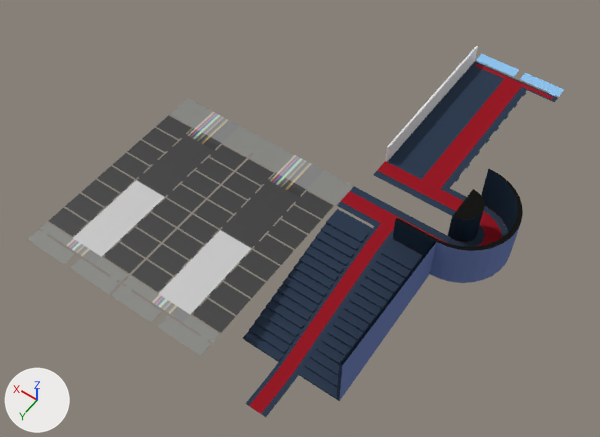
A saved change to the Blender file _INSIDE MAN/The Office/the office.blend.
One viewpoint serves both versions: a camera (50 mm lens) standing at (-26.5, 85.1, 88.9) and looking at (14.9, 27.2, -2.2). Arrows for +X, +Y and +Z are at lower left; the lights stay in place.

In view in the first picture: 'Cube.001', 'Cube.002', 'Cube.003', 'Cube.004', 'Cylinder.001', 'office_hallway_matts_office', 'stairs', 'stairs_wall', 'stairs_wall.001', 'stairs_wall.003'.
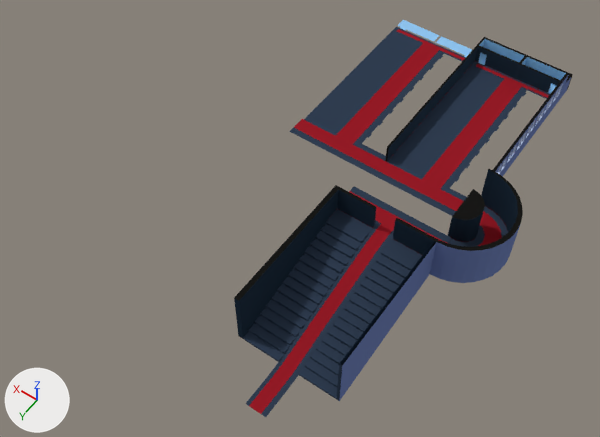
Commit message: The Office

Where the newer file only moved an object's origin or applied its transform, the numbers keep the older frame.

Boxes (x1, y1, x2, y2) around the edits, measured in the pictures (600 x 437 px):
'Cube.002', hidden: before (27, 98, 354, 356)
'floor', added: after (289, 20, 472, 175)
'stairs_wall.006', added (black): after (234, 185, 340, 339)
'office_left_exterior_wall', added (blue): after (493, 73, 569, 177)
'Cube.014', added (blue): after (481, 37, 573, 89)
'stairs_wall.005', added (black): after (338, 188, 377, 228)
'Cube.007', added (black): after (517, 64, 560, 93)
'Cube.006', added (black): after (481, 47, 519, 78)
'Cube.009', added: after (515, 56, 527, 79)
'Cube.005', added: after (475, 46, 482, 62)
'Cube.012', added: after (561, 75, 571, 98)
part 1 of me_cube, built on: (385, 47, 478, 162) in both
part 2 of me_cube, recoloured (white to black): (387, 46, 478, 147) in both

Diff of the bpy script that builds the scene:
```diff
--- a/_INSIDE MAN/The Office/the office.blend.py
+++ b/_INSIDE MAN/The Office/the office.blend.py
@@ me_cube @@
 # verts and faces of me_cube; kept vertices keep their numbers, new ones are numbered from 8
-me_cube.from_pydata(...)  # 8 vertices, 6 faces; spans x 0.0..0.3, y -26.4..0.0, z 0.0..3.0
+me_cube.from_pydata(...)  # 12 vertices, 9 faces; spans x 0.0..0.3, y -26.4..0.0, z 0.0..3.0
+# me_cube part 1
+delete_faces([(0, 1, 3, 2), (2, 3, 7, 6), (4, 6, 7, 5), (0, 4, 5, 1), (0, 2, 6, 4)])
+for new, old in zip([*range(8, 12)], [0, 2, 4, 6]): verts[new] = verts[old] + (0.0, 0.0, 0.1)
+faces += [(1, 8, 10, 5), (1, 3, 9, 8), (3, 7, 11, 9), (5, 10, 11, 7), (4, 6, 11, 10), (2, 9, 11, 6)]
+faces += [(0, 8, 9, 2), (0, 4, 10, 8)]
+# me_cube part 2: 1 face spanning x 0.0..0.3, y -26.4..0.0, z 3.0 switches from no material to mat_pallette_min_v1_4 (picture img_pallette_min_v1_4_jpg)
+me_cube.materials.append(mat_pallette_min_v1_4)  # picture img_pallette_min_v1_4_jpg
@@ col_office_hallway_floor @@
+col_office_hallway_floor = bpy.data.collections.new('office_hallway_floor')
+col_office_hallway_floor.objects.link(ob_office_hallway_matts_office)
@@ ob_cube_002 @@
 ob_cube_002.rotation_euler = (0.0, 0.0, -3.142)  # degrees (0, 0, -180)
+ob_cube_002.hide_set(True)  # wire or fog, not drawn
@@ ob_stairs_wall_006 @@
+ob_stairs_wall_006 = bpy.data.objects.new('stairs_wall.006', me_cylinder_006)  # 19 vertices, 15 faces; spans x -21.1..0.0, y -0.7..0.0, z -4.8..4.0; in mat_pallette_min_v1_4 (picture img_pallette_min_v1_4_jpg)
+ob_stairs_wall_006.location = (9.4, 47.0, 3.0)
+ob_stairs_wall_006.rotation_euler = (0.0, 0.0, 1.571)  # degrees (0, 0, 90)
@@ ob_stairs_wall_005 @@
+ob_stairs_wall_005 = bpy.data.objects.new('stairs_wall.005', me_cylinder_005)  # 12 vertices, 9 faces; spans x -5.5..0.0, y -0.4..0.0, z 0.0..4.0; in mat_pallette_min_v1_4 (picture img_pallette_min_v1_4_jpg)
+ob_stairs_wall_005.location = (3.9, 25.9, 3.0)
+ob_stairs_wall_005.rotation_euler = (0.0, 0.0, 3.142)  # degrees (0, 0, 180)
@@ ob_floor @@
+ob_floor = bpy.data.objects.new('floor', None)
+ob_floor.location = (14.6, 0.0, 0.0)
+ob_floor.instance_type = 'COLLECTION'
+ob_floor.instance_collection = col_office_hallway_floor
@@ ob_cube_014 @@
+ob_cube_014 = bpy.data.objects.new('Cube.014', me_cube_020)  # 12 vertices, 9 faces; spans x -2.2..0.0, y -0.4..0.0, z 0.0..3.0; in mat_pallette_min_v1_4 (picture img_pallette_min_v1_4_jpg)
+ob_cube_014.location = (10.0, -16.0, 0.0)
+ob_cube_014.scale = (6.82, -1.0, 1.0)
@@ ob_cube_012 @@
+ob_cube_012 = bpy.data.objects.new('Cube.012', me_cube_018)  # 12 vertices, 9 faces; spans x 0.0..0.4, y -0.6..0.0, z 0.0..3.0; in mat_pallette_min_v1_4 (picture img_pallette_min_v1_4_jpg)
+ob_cube_012.location = (-5.0, -13.4, 0.0)
+ob_cube_012.scale = (1.0, 3.67, 1.0)
@@ ob_cube_009 @@
+ob_cube_009 = bpy.data.objects.new('Cube.009', me_cube_015)  # 12 vertices, 9 faces; spans x 0.0..0.3, y -2.2..0.0, z 0.0..3.0; in mat_pallette_min_v1_4 (picture img_pallette_min_v1_4_jpg)
+ob_cube_009.location = (2.4, -13.4, 0.0)
+ob_cube_009.scale = (1.33, 1.0, 1.0)
@@ ob_cube_008 @@
+ob_cube_008 = bpy.data.objects.new('Cube.008', me_cube_014)  # 12 vertices, 9 faces; spans x -0.6..0.0, y -0.3..0.0, z 0.0..3.0; in mat_pallette_min_v1_4 (picture img_pallette_min_v1_4_jpg)
+ob_cube_008.location = (-4.6, -13.4, 0.0)
+ob_cube_008.rotation_euler = (0.0, 0.0, -3.142)  # degrees (0, 0, -180)
+ob_cube_008.scale = (1.0, -1.0, 1.0)
@@ ob_cube_007 @@
+ob_cube_007 = bpy.data.objects.new('Cube.007', me_cube_011)  # 20 vertices, 17 faces; spans x -5.3..1.1, y -0.3..0.0, z 0.0..3.0; in mat_pallette_min_v1_4 (picture img_pallette_min_v1_4_jpg)
+ob_cube_007.location = (-2.9, -13.4, 0.0)
+ob_cube_007.rotation_euler = (0.0, 0.0, -3.142)  # degrees (0, 0, -180)
+ob_cube_007.scale = (1.0, -1.0, 1.0)
@@ ob_cube_006 @@
+ob_cube_006 = bpy.data.objects.new('Cube.006', me_cube_009)  # 20 vertices, 17 faces; spans x -5.2..1.1, y -0.3..0.0, z 0.0..3.0; in mat_pallette_min_v1_4 (picture img_pallette_min_v1_4_jpg)
+ob_cube_006.location = (8.0, -13.4, 0.0)
@@ ob_cube_005 @@
+ob_cube_005 = bpy.data.objects.new('Cube.005', me_cube_014.copy())
+ob_cube_005.location = (9.7, -13.4, 0.0)
@@ ob_office_left_exterior_wall @@
+ob_office_left_exterior_wall = bpy.data.objects.new('office_left_exterior_wall', me_cube_023)  # 416 vertices, 412 faces; spans x 0.0..0.4, y -25.3..0.0, z 0.0..5.0; in mat_pallette_min_v1_4 (picture img_pallette_min_v1_4_jpg)
+ob_office_left_exterior_wall.location = (-5.0, 11.9, 0.0)
```
